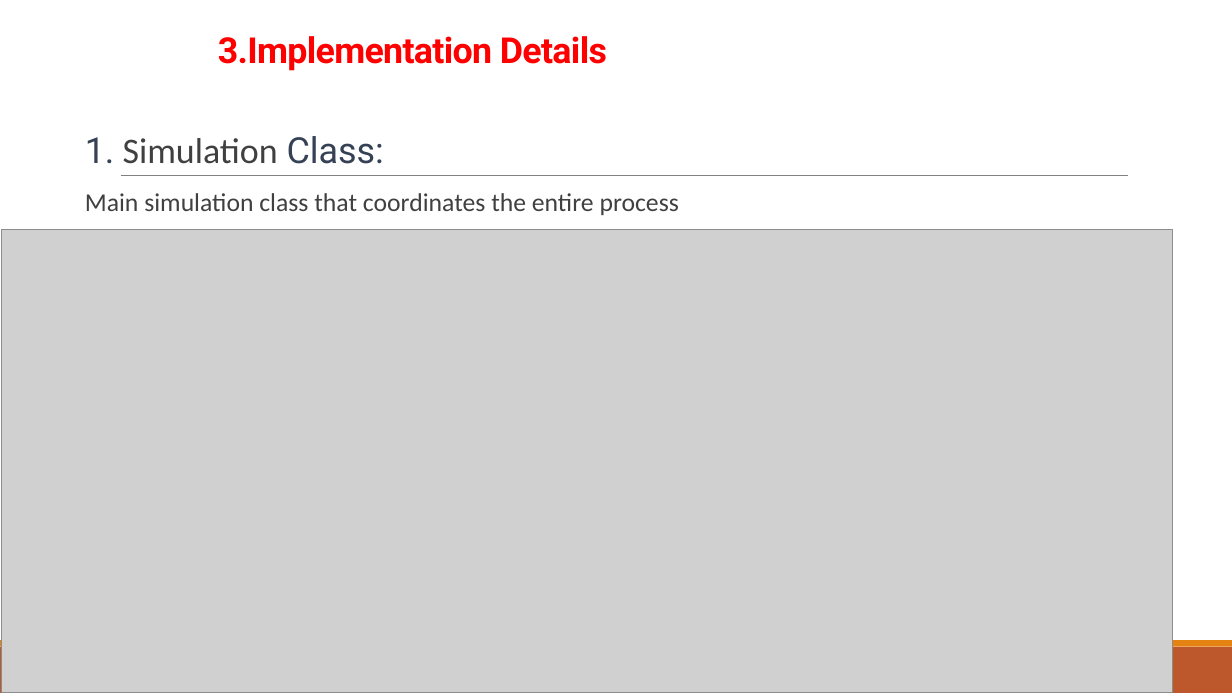
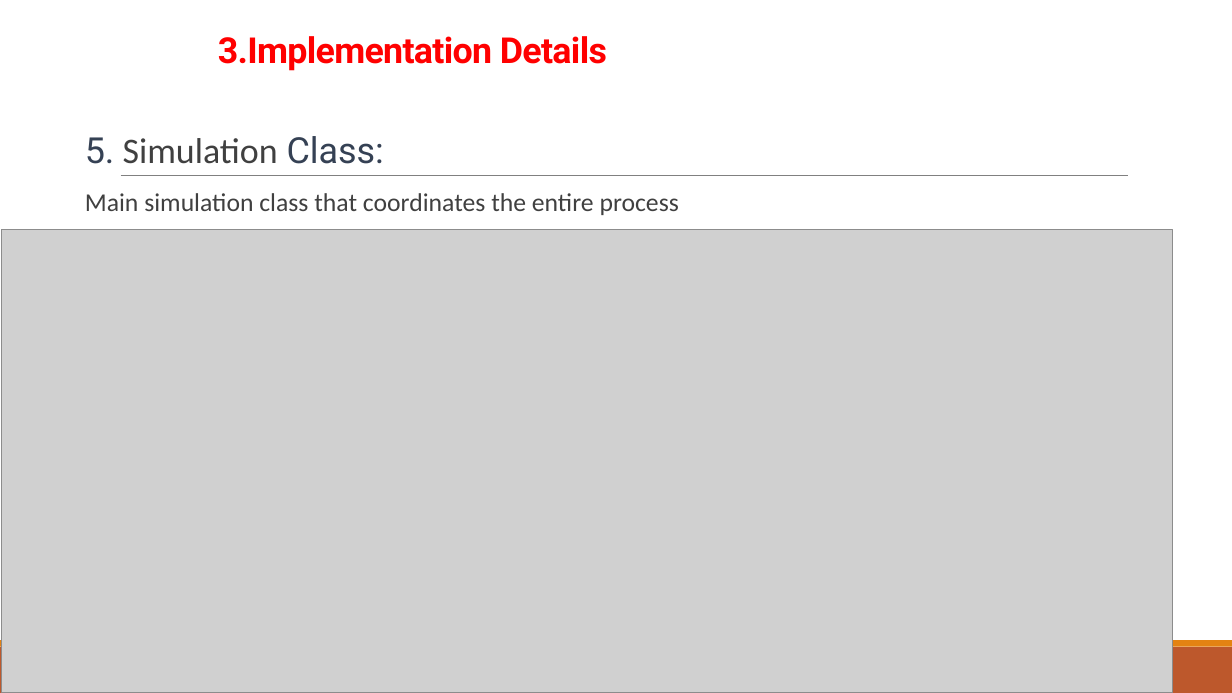
Before and after one commit to Thanoon12k/ROUTER-AQM-FIFO-CODEL-PIE-comparison, a slide deck: slide 14 of PIE.pptx (slide 16 before the commit). Drawn at 1232x693 pixels with LibreOffice and Linux fonts; fonts in the diff are those of the drawing; grey boxes stand for pictures. Boxes give left, top, right and bottom in pixels: in the first picture for what was removed or moved away, otherwise in the second. Text is boxed around its words. In the diff, an @@ line names an element or a change of style, - is before the commit and + after.

```diff
--- a/PIE.pptx
+++ b/PIE.pptx
@@ text at <box>85,136,384,164</box>: text changed @@
-1. Simulation Class:
+5. Simulation Class:
```
Also in this commit, not shown: 13 other slides changed, 4 slides added, 6 slides removed, 16 other files.
